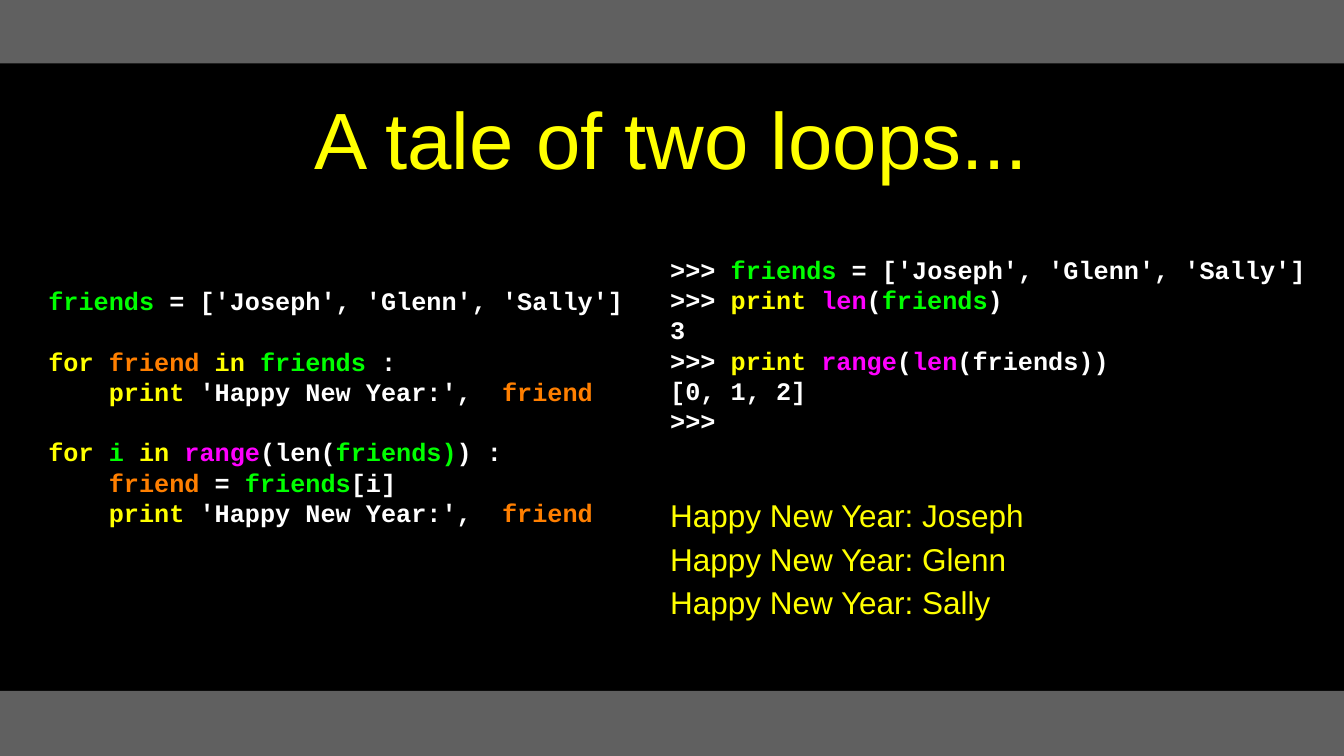
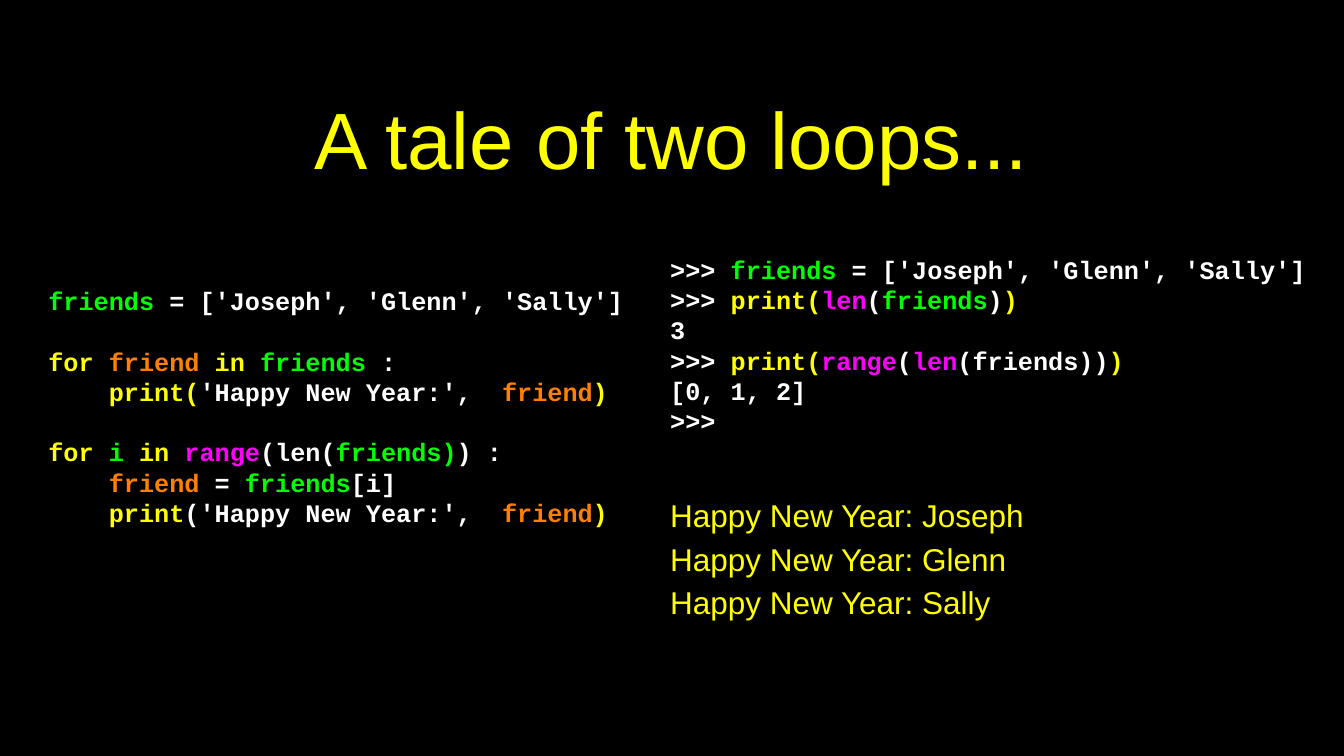
Before and after one commit to csev/py4e, a slide deck: slide 11 of lectures3/Pythonlearn-08-Lists.pptx. Drawn at 1344x756 pixels with LibreOffice and Linux fonts; fonts in the diff are those of the drawing. Boxes give left, top, right and bottom in pixels: in the first picture for what was removed or moved away, otherwise in the second. Text is boxed around its words. In the diff, an @@ line names an element or a change of style, - is before the commit and + after.

```diff
--- a/lectures3/Pythonlearn-08-Lists.pptx
+++ b/lectures3/Pythonlearn-08-Lists.pptx
@@ rectangle removed at (x1=0, y1=0, x2=1344, y2=63) @@
@@ text at (x1=731, y1=291, x2=1018, y2=315): text changed; text colour #00FF00 to #FFFF00 @@
->>> print len(friends)
+>>> print(len(friends))
@@ text at (x1=731, y1=351, x2=1124, y2=376): text changed @@
->>> print range(len(friends))
+>>> print(range(len(friends)))
@@ text at (x1=109, y1=382, x2=608, y2=407): text changed @@
-print 'Happy New Year:', friend
+print('Happy New Year:', friend)
@@ text at (x1=109, y1=503, x2=608, y2=528): text changed @@
-print 'Happy New Year:', friend
+print('Happy New Year:', friend)
@@ rectangle at (x1=0, y1=691, x2=1344, y2=756): fill #606060 to #000000 @@
```
Also in this commit, not shown: 27 other slides changed, 10 other files.
